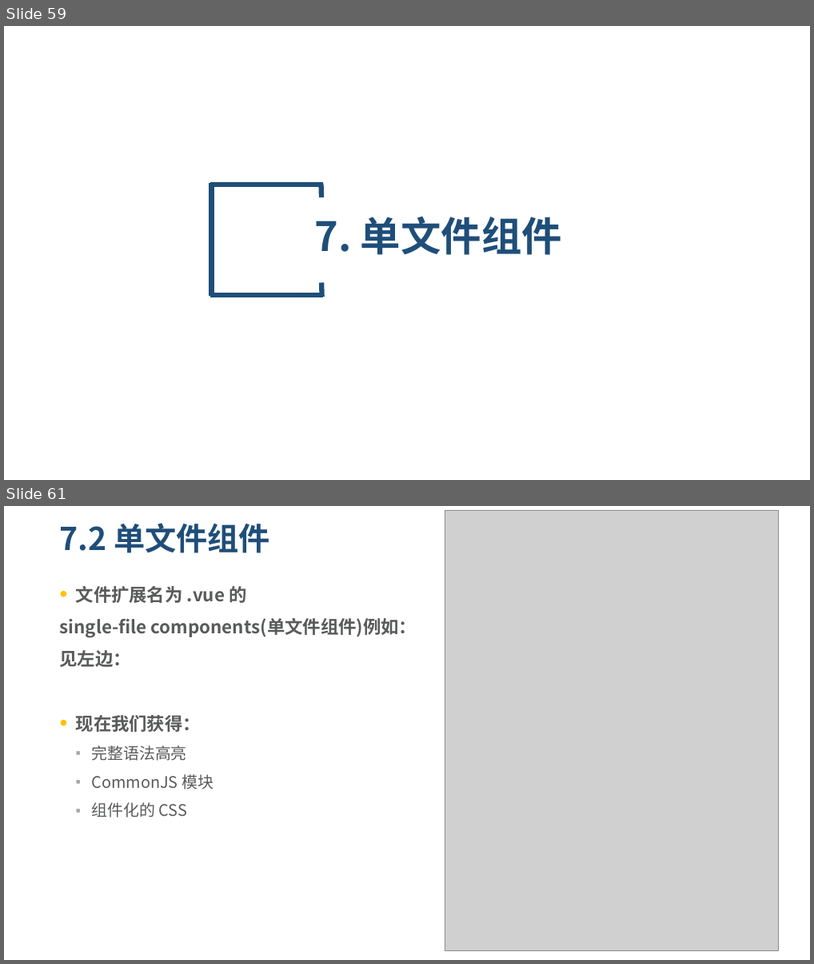
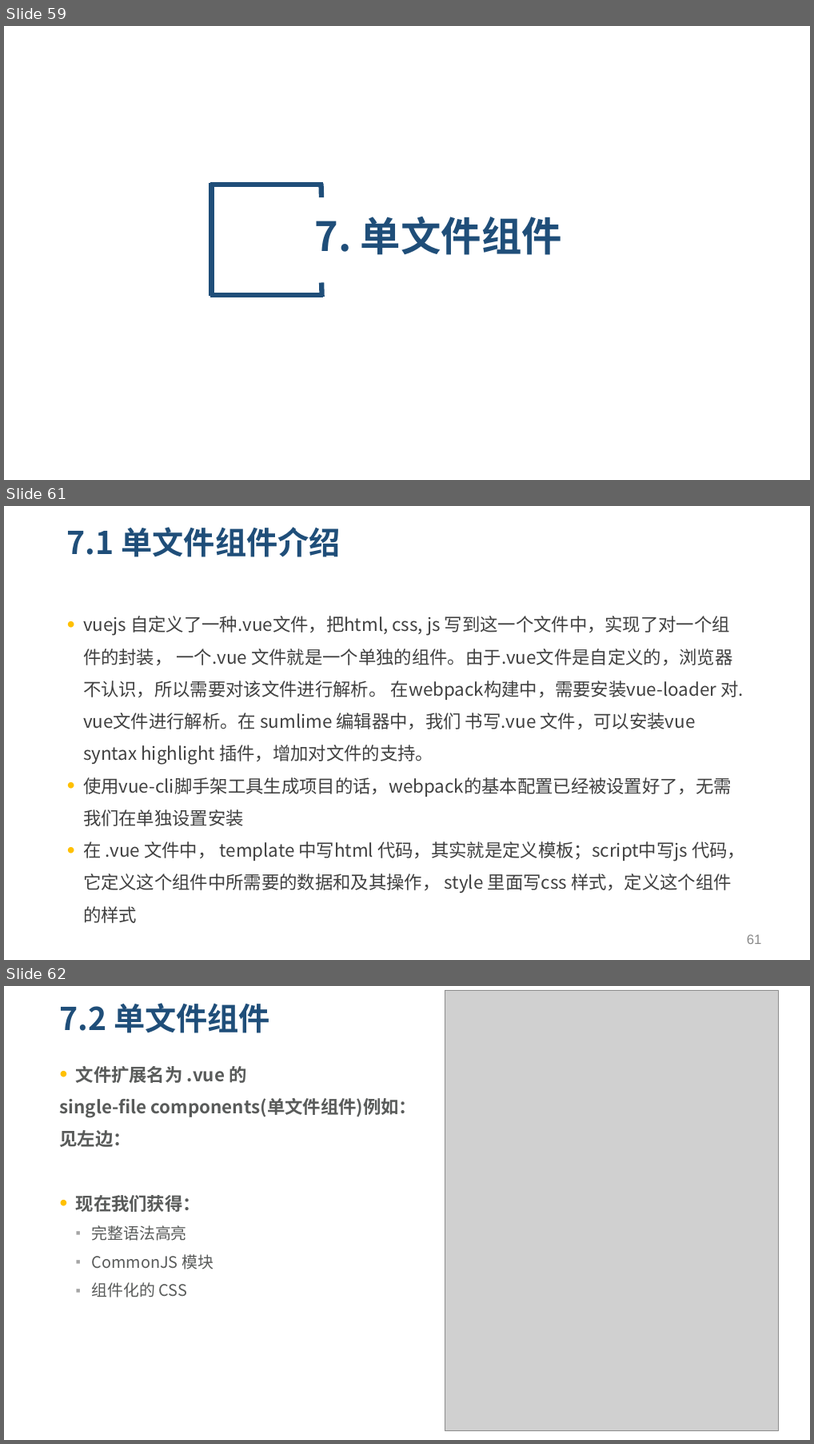
Before and after one commit to yxl2628/vuejs, a slide deck: 03 vue高级特性.pptx. Shown one above the other, each under a label of ours: slides 59 and 61 before the commit, slides 59, 61 and 62 after it; the slides between them are not shown. The pictures are 814x964 and 814x1444 pixels, drawn with LibreOffice and Linux fonts; fonts in the diff are those of the drawing; grey boxes stand for pictures. Boxes give left, top, right and bottom in pixels: in the first picture for what was removed or moved away, otherwise in the second. Text is boxed around its words. In the diff, an @@ line names an element or a change of style, - is before the commit and + after.

```diff
--- a/03 vue高级特性.pptx
+++ b/03 vue高级特性.pptx
@@ slide 61 added at <box>4,506,810,960</box>, background #FFFFFF @@
@@ title added at <box>67,527,341,557</box>, 28 pt, text #1F4E79, bold @@
+7.1 单文件组件介绍
@@ text added at <box>83,616,746,923</box>, 16 pt, text #404040 @@
+• vuejs 自定义了一种.vue文件，把html, css, js 写到这一个文件中，实现了对一个组件的封装， 一个.vue 文件就是一个单独的组件。由于.vue文件是自定义的，浏览器不认识，所以需要对该文件进行解析。 在webpack构建中，需要安装vue-loader 对.vue文件进行解析。在 sumlime 编辑器中，我们 书写.vue 文件，可以安装vue syntax highlight 插件，增加对文件的支持。
+• 使用vue-cli脚手架工具生成项目的话，webpack的基本配置已经被设置好了，无需我们在单独设置安装
+• 在 .vue 文件中， template 中写html 代码，其实就是定义模板；script中写js 代码，它定义这个组件中所需要的数据和及其操作， style 里面写css 样式，定义这个组件的样式
@@ page number added at <box>747,934,762,944</box>, 12 pt, text #898989 @@
+61
@@ what was slide 61 is now slide 62 @@
```
Also in this commit, not shown: 4 slides changed, 27 other slides added, 2 other files.
